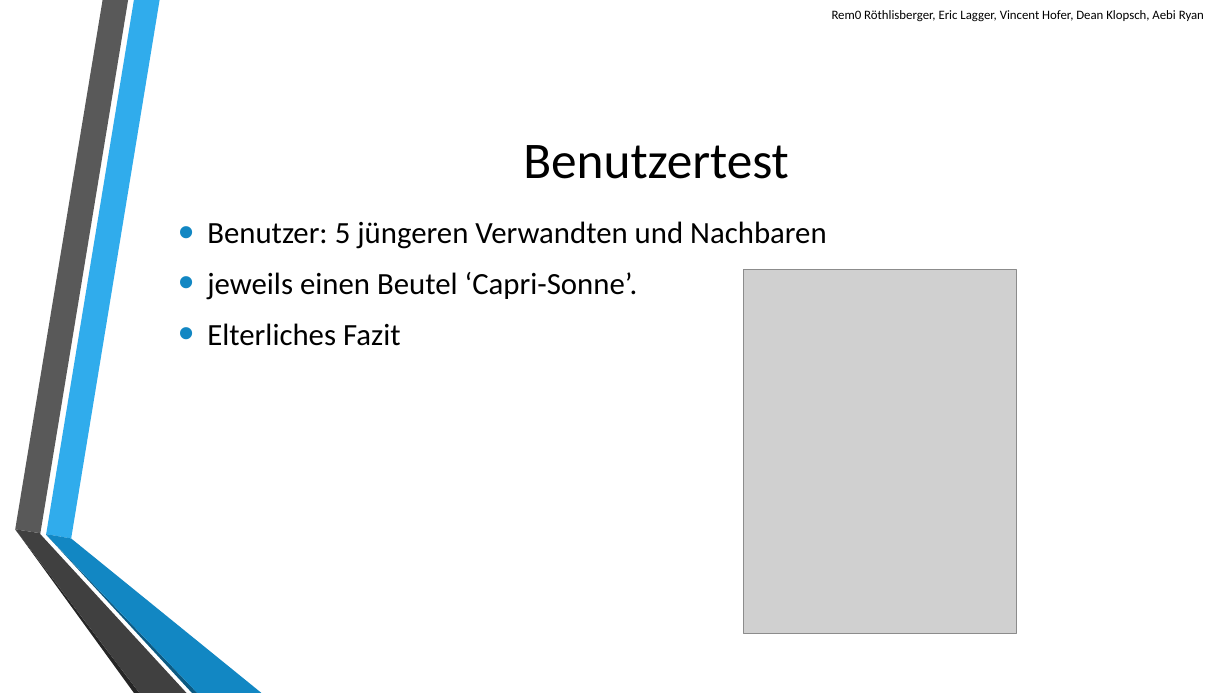
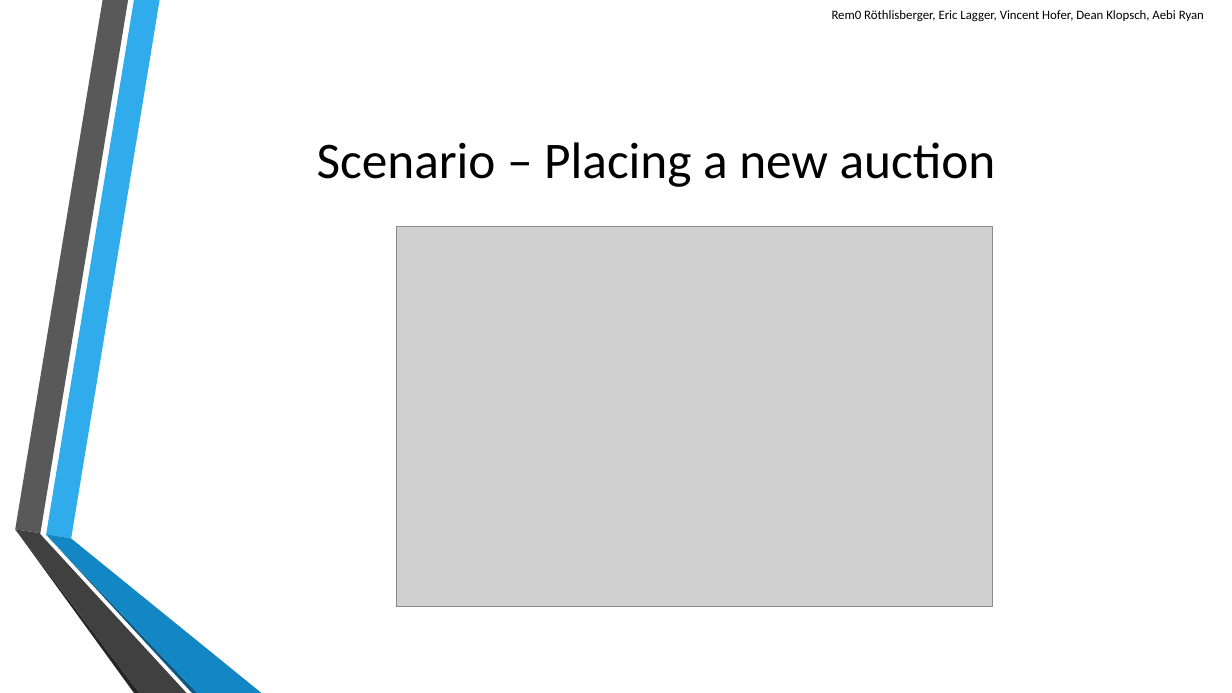
Before and after one commit to scg-unibe-ch/ese2016-team8, a slide deck: slide 4 of baseProject/presentation/Presentation-Team8.pptx (slide 6 before the commit). Drawn at 1232x693 pixels with LibreOffice and Linux fonts; fonts in the diff are those of the drawing; grey boxes stand for pictures; background and template pictures are left out. Boxes give left, top, right and bottom in pixels: in the first picture for what was removed or moved away, otherwise in the second. Text is boxed around its words. In the diff, an @@ line names an element or a change of style, - is before the commit and + after.

```diff
--- a/baseProject/presentation/Presentation-Team8.pptx
+++ b/baseProject/presentation/Presentation-Team8.pptx
@@ title at bbox=[317, 142, 996, 187]: text changed @@
-Benutzertest
+Scenario – Placing a new auction
@@ text removed at bbox=[207, 221, 827, 346] @@
-• Benutzer: 5 jüngeren Verwandten und Nachbaren
-• jeweils einen Beutel ‘Capri-Sonne’.
-• Elterliches Fazit
@@ picture added at bbox=[396, 226, 993, 606] @@
@@ picture removed at bbox=[744, 270, 1017, 633] @@
```
Also in this commit, not shown: 6 other slides changed, 1 slide added.
